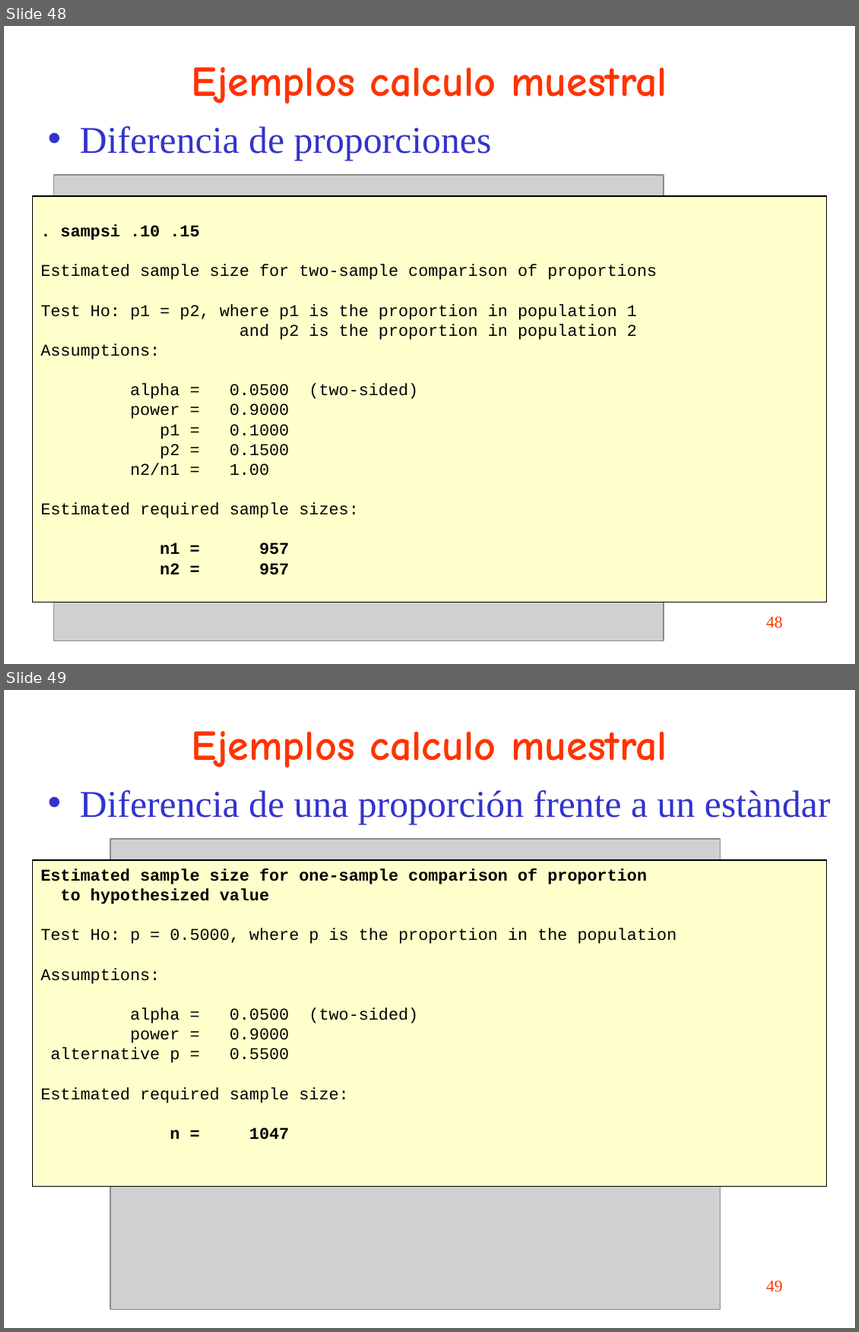
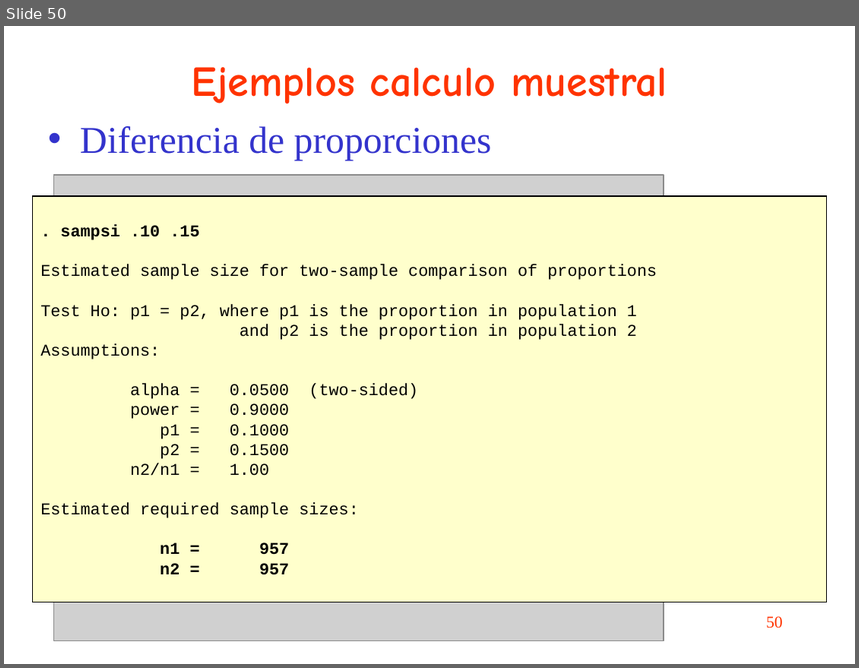
Before and after one commit to uebvhir/Course_Basic_data_analysis_with_Stata, a slide deck: slides/sessio_2_stata_basic.ppt. Shown one above the other, each under a label of ours: slides 48 and 49 before the commit, slide 50 after it. The pictures are 859x1332 and 859x668 pixels, drawn with LibreOffice and Linux fonts; fonts in the diff are those of the drawing; grey boxes stand for pictures. Boxes give left, top, right and bottom in pixels: in the first picture for what was removed or moved away, otherwise in the second. Text is boxed around its words. In the diff, an @@ line names an element or a change of style, - is before the commit and + after.

```diff
--- a/slides/sessio_2_stata_basic.ppt
+++ b/slides/sessio_2_stata_basic.ppt
@@ slide 49 removed at bbox=[4, 690, 855, 1328], background #FFFFFF @@
@@ title removed at bbox=[192, 731, 667, 768] @@
-Ejemplos calculo muestral
@@ text removed at bbox=[80, 790, 831, 825] @@
-• Diferencia de una proporción frente a un estàndar
@@ picture removed at bbox=[110, 839, 721, 1309] @@
@@ rectangle removed at bbox=[32, 860, 826, 1187] @@
-Estimated sample size for one-sample comparison of proportion
-to hypothesized value
-Test Ho: p = 0.5000, where p is the proportion in the population
-Assumptions:
-alpha = 0.0500 (two-sided)
-power = 0.9000
-alternative p = 0.5500
-Estimated required sample size:
-n = 1047
@@ page number removed at bbox=[766, 1281, 783, 1293] @@
-49
@@ what was slide 48 is now slide 50 @@
@@ page number at bbox=[766, 617, 783, 629]: text changed @@
-48
+50
```
Also in this commit, not shown: 18 slides changed, 11 slides added, 9 other slides removed, 1 other file.
